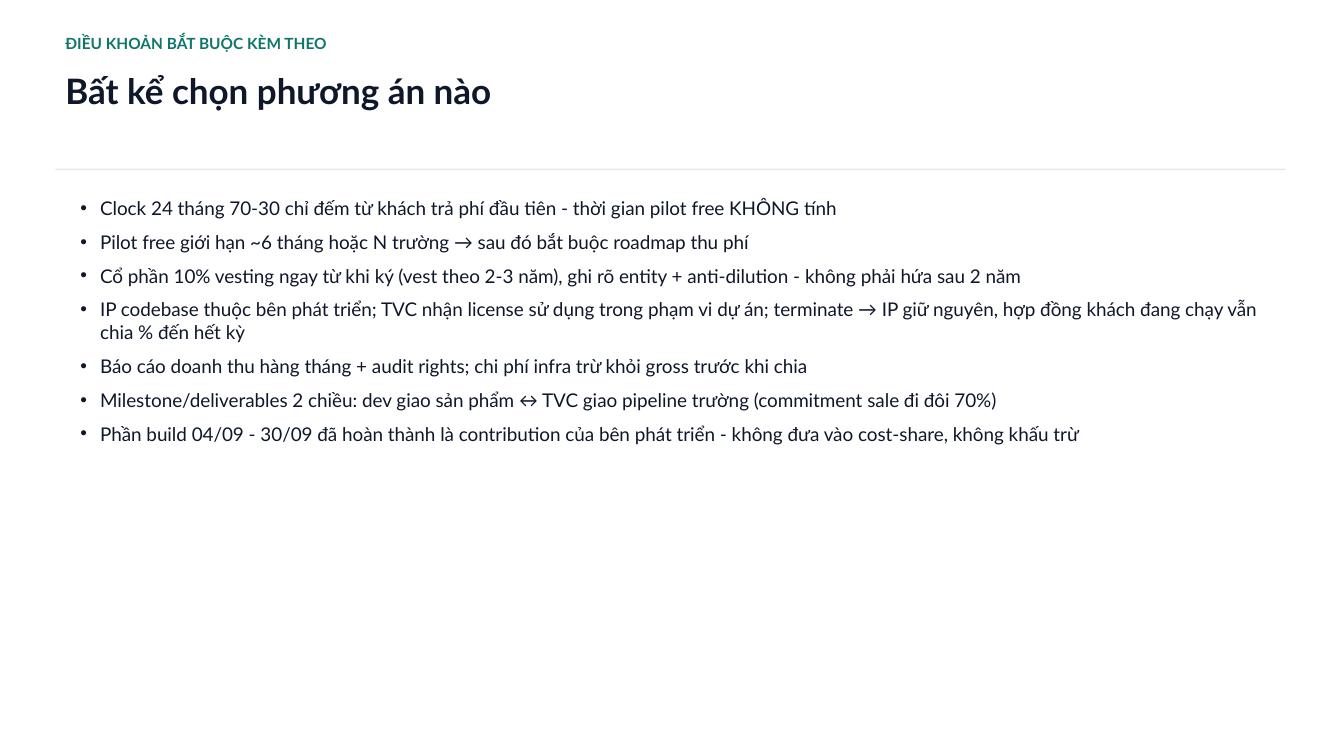
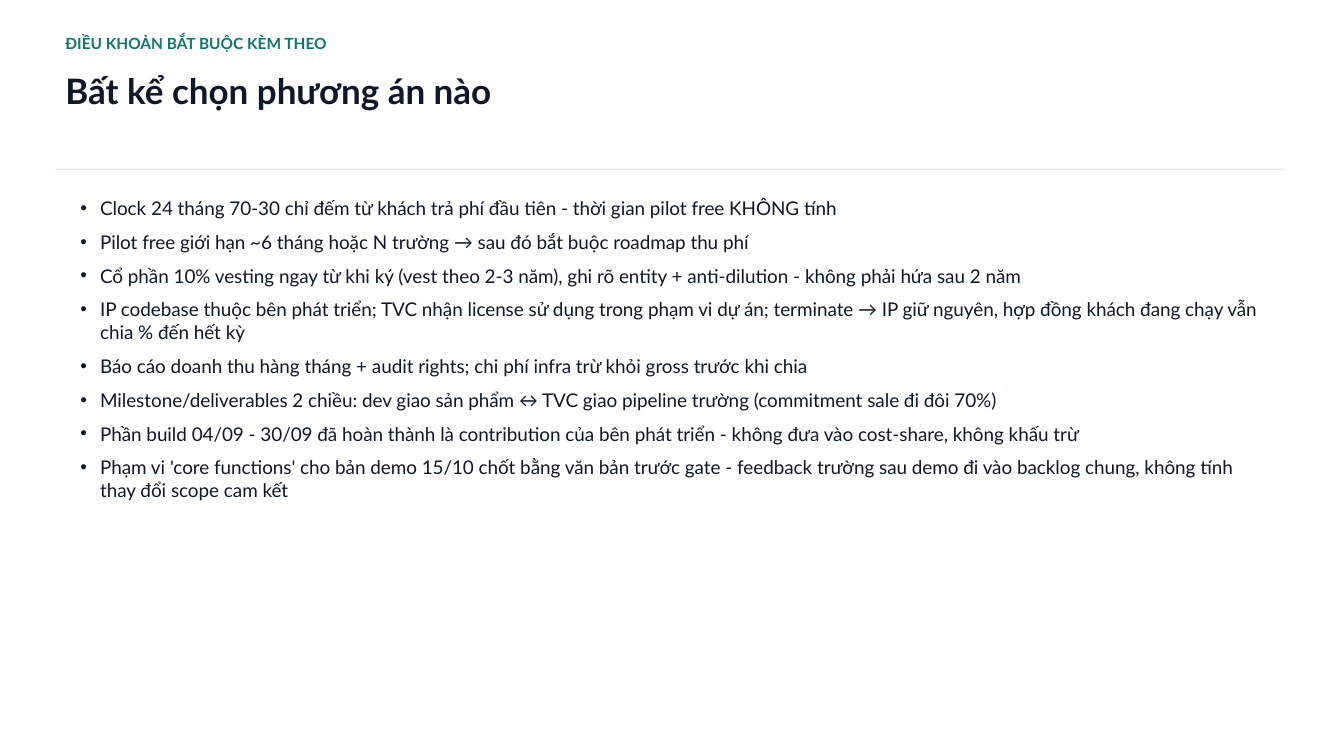
Before and after one commit to saintzzz/so-chu-nhiem-so, a slide deck: slide 9 of docs/handover/PROPOSAL-chi-phi-dev-4thang.pptx. Drawn at 1344x756 pixels with LibreOffice and Linux fonts; fonts in the diff are those of the drawing. Boxes give left, top, right and bottom in pixels: in the first picture for what was removed or moved away, otherwise in the second. Text is boxed around its words. In the diff, an @@ line names an element or a change of style, - is before the commit and + after.

```diff
--- a/docs/handover/PROPOSAL-chi-phi-dev-4thang.pptx
+++ b/docs/handover/PROPOSAL-chi-phi-dev-4thang.pptx
@@ text at box(100, 458, 1233, 501): paragraph added @@
+• Phạm vi 'core functions' cho bản demo 15/10 chốt bằng văn bản trước gate - feedback trường sau demo đi vào backlog chung, không tính thay đổi scope cam kết
```
Also in this commit, not shown: 5 other slides changed, 1 other file.
